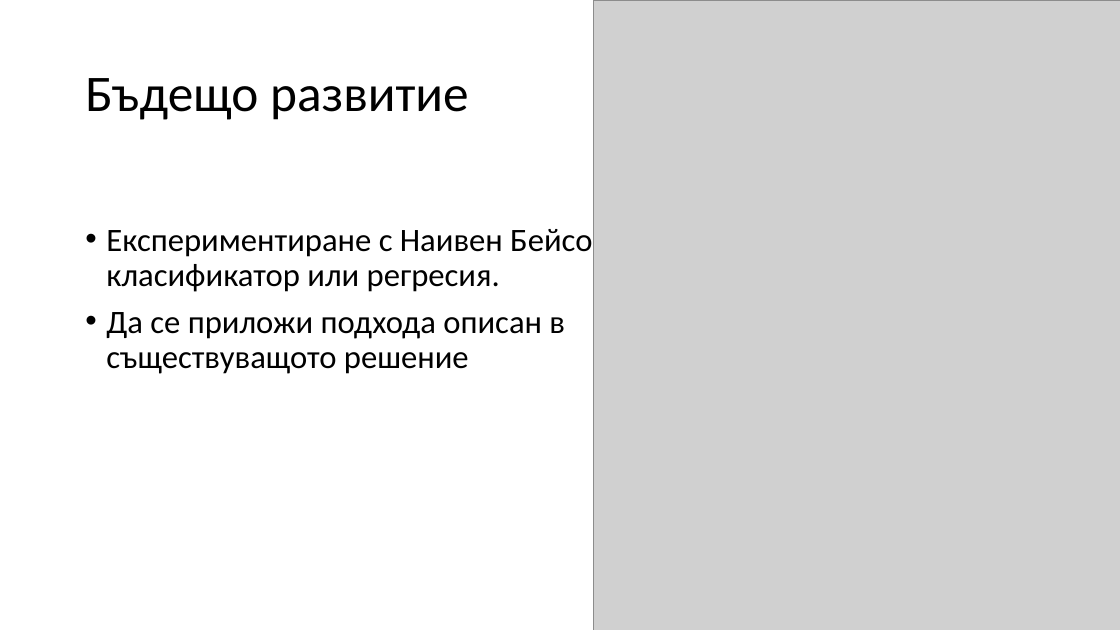
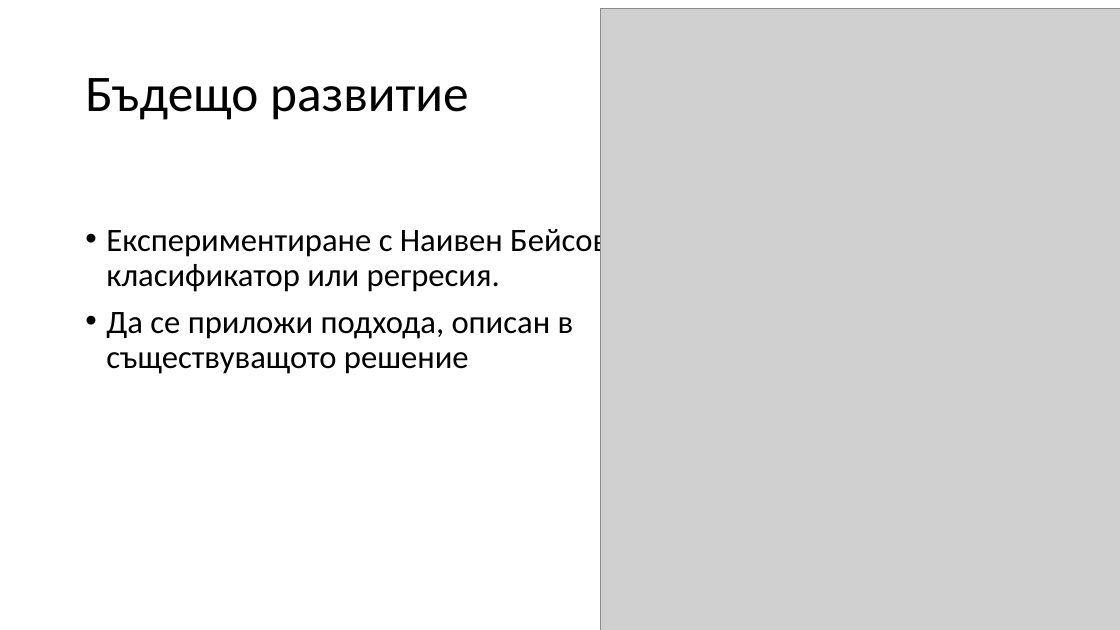
Before and after one commit to siyana/WineQualityClassification, a slide deck: slide 14 of doc/OZDPresentation.pptx. Drawn at 1120x630 pixels with LibreOffice and Linux fonts; fonts in the diff are those of the drawing; grey boxes stand for pictures. Boxes give left, top, right and bottom in pixels: in the first picture for what was removed or moved away, otherwise in the second. Text is boxed around its words. In the diff, an @@ line names an element or a change of style, - is before the commit and + after.

```diff
--- a/doc/OZDPresentation.pptx
+++ b/doc/OZDPresentation.pptx
@@ picture: place and size @@
-picture at bbox=[593, 0, 1120, 630]
+picture at bbox=[601, 8, 1120, 630]
@@ text at bbox=[106, 312, 574, 374]: text changed @@
-• Да се приложи подхода описан в съществуващото решение
+• Да се приложи подхода, описан в съществуващото решение
```
Also in this commit, not shown: 1 other slide changed.
